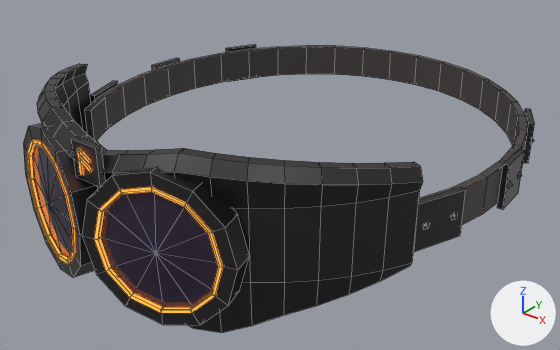
A saved change to the FBX model unity/InvisibilityPotionAssets/Assets/Models/goggles_t3.fbx.
Both versions are drawn from a 50 mm camera at (0.249, -0.333, 0.174) aimed at (0.002, -0.024, -0.018). Arrows for +X, +Y and +Z are at lower right; the lights stay in place. The picture after the commit comes second. Mesh edges are drawn as thin lines.

The first picture shows 'goggles_t3'.
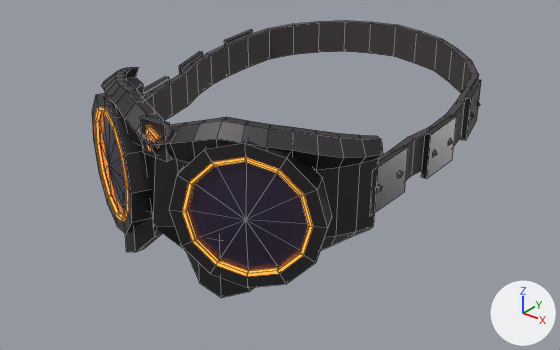
Where the change shows, as pixel boxes (x1, y1, x2, y2) in the pictures (560 x 350 px; the box of a moved part takes in the faces that stretch with it):
'goggles_t3', reshaped (24% narrower): before (23, 44, 534, 333); after (92, 21, 481, 298)
part 1 of me_goggles_t3, moved or reshaped: before (23, 123, 96, 278); after (92, 93, 151, 234)
part 2 of me_goggles_t3, moved or reshaped: before (27, 140, 75, 265); after (94, 107, 128, 222)
part 3 of me_goggles_t3, moved or reshaped: before (33, 145, 72, 258); after (99, 112, 126, 215)
part 4 of me_goggles_t3, moved or reshaped: before (82, 167, 250, 325); after (169, 140, 332, 288)
part 5 of me_goggles_t3, moved or reshaped: before (94, 187, 223, 313); after (182, 157, 313, 277)
part 6 of me_goggles_t3, moved or reshaped: before (101, 192, 218, 307); after (188, 162, 308, 271)
part 7 of me_goggles_t3, moved or reshaped: before (71, 137, 106, 187); after (140, 115, 171, 161)
part 8 of me_goggles_t3, moved or reshaped: before (77, 148, 85, 176); after (146, 126, 152, 151)
part 9 of me_goggles_t3, moved or reshaped: before (77, 147, 92, 164); after (146, 125, 160, 140)
part 10 of me_goggles_t3, moved or reshaped: before (78, 158, 93, 173); after (148, 135, 158, 148)
part 11 of me_goggles_t3, moved or reshaped: before (422, 221, 429, 230); after (377, 185, 382, 192)
part 12 of me_goggles_t3, moved or reshaped: before (451, 212, 457, 220); after (398, 170, 403, 178)
part 13 of me_goggles_t3, moved or reshaped: before (508, 181, 513, 188); after (432, 149, 437, 157)
part 14 of me_goggles_t3, moved or reshaped: before (517, 171, 522, 179); after (448, 139, 453, 146)
part 15 of me_goggles_t3, moved or reshaped: before (37, 44, 534, 333); after (101, 21, 481, 298)

The change, as a list of edits to the scene's bpy script:
```text
Change me_goggles_t3:
    used by ob_goggles_t3; location = (0.0, 0.0, 0.0); rotation_euler = (1.571, 0.0, 0.0), in degrees (90, 0, 0); scale = (0.01, 0.01, 0.01)
    remove me_goggles_t3.from_pydata(...)  # 688 vertices, 650 faces; spans x -12.6..12.6, y -4.1..4.7, z -13.3..15.9
    add me_goggles_t3.from_pydata(...)  # 688 vertices, 650 faces; spans x -9.1..9.1, y -4.1..4.7, z -10.2..11.9
    me_goggles_t3 part 1: the loose piece of 48 vertices spanning x -7.1..0.3, y -3.3..4.1, z 12.6..15.9 is turned -8.2 degrees about the y axis through its middle, then moved by (-1.0, 0.0, -4.5)
    me_goggles_t3 part 2: the loose piece of 48 vertices spanning x -6.5..-0.6, y -2.6..3.4, z 13.8..15.8 is scaled about its middle by (0.946, 1, 1.45), then moved by (-1.0, 0.0, -4.5)
    me_goggles_t3 part 3: the loose piece of 13 vertices spanning x -6.4..-0.7, y -2.6..3.4, z 13.8..15.5 is turned -8.2 degrees about the y axis through its middle, then moved by (-1.0, 0.0, -4.5)
    me_goggles_t3 part 4: the loose piece of 48 vertices spanning x -0.3..7.1, y -3.3..4.1, z 12.6..15.9 is turned 8.2 degrees about the y axis through its middle, then moved by (1.0, 0.0, -4.5)
    me_goggles_t3 part 5: the loose piece of 48 vertices spanning x 0.6..6.5, y -2.6..3.4, z 13.8..15.8 is scaled about its middle by (0.946, 1, 1.44), then moved by (1.0, 0.0, -4.5)
    me_goggles_t3 part 6: the loose piece of 13 vertices spanning x 0.7..6.4, y -2.6..3.4, z 13.8..15.5 is turned 8.2 degrees about the y axis through its middle, then moved by (1.0, 0.0, -4.5)
    me_goggles_t3 part 7: the loose piece of 8 vertices spanning x -0.8..0.8, y 2.7..4.5, z 14.9..15.2 is moved by (0.0, -0.2, -3.9)
    me_goggles_t3 part 8: the loose piece of 8 vertices spanning x -0.3..-0.2, y 3.0..4.2, z 15.2..15.4 is moved by (0.0, -0.2, -3.9)
    me_goggles_t3 part 9: the loose piece of 8 vertices spanning x -0.3..0.4, y 3.7..4.3, z 15.2..15.4 is moved by (0.0, -0.2, -3.9)
    me_goggles_t3 part 10: the loose piece of 8 vertices spanning x -0.3..0.4, y 3.3..3.8, z 15.2..15.4 is moved by (0.0, -0.2, -3.9)
    me_goggles_t3 part 11: the loose piece of 6 vertices spanning x 11.1..11.4, y 0.2..0.6, z 5.7..6.1 is moved by (-3.0, 0.5, -0.9)
    me_goggles_t3 part 12: the loose piece of 6 vertices spanning x 11.7..12.0, y 0.2..0.6, z 4.1..4.5 is moved by (-3.4, 0.7, -0.9)
    me_goggles_t3 part 13: the loose piece of 6 vertices spanning x 12.4..12.6, y 0.2..0.6, z -0.5..-0.1 is moved by (-3.6, 1.1, 1.1)
    me_goggles_t3 part 14: the loose piece of 6 vertices spanning x 12.3..12.5, y 0.2..0.6, z -1.8..-1.4 is moved by (-3.4, 1.3, 1.1)
    me_goggles_t3 part 15: 366 of 688 vertices moved; they spanned x -12.4..12.4, y -4.1..4.7, z -13.3..15.2 and now span x -9.0..9.0, y -4.1..4.7, z -10.2..11.9; mean shift (0.0, 0.7, -1.0); largest move (-7.2, -3.0, 10.9) -> (-4.9, -3.0, 7.3)
    other edits to the shape of me_goggles_t3 do not show in these pictures
```
